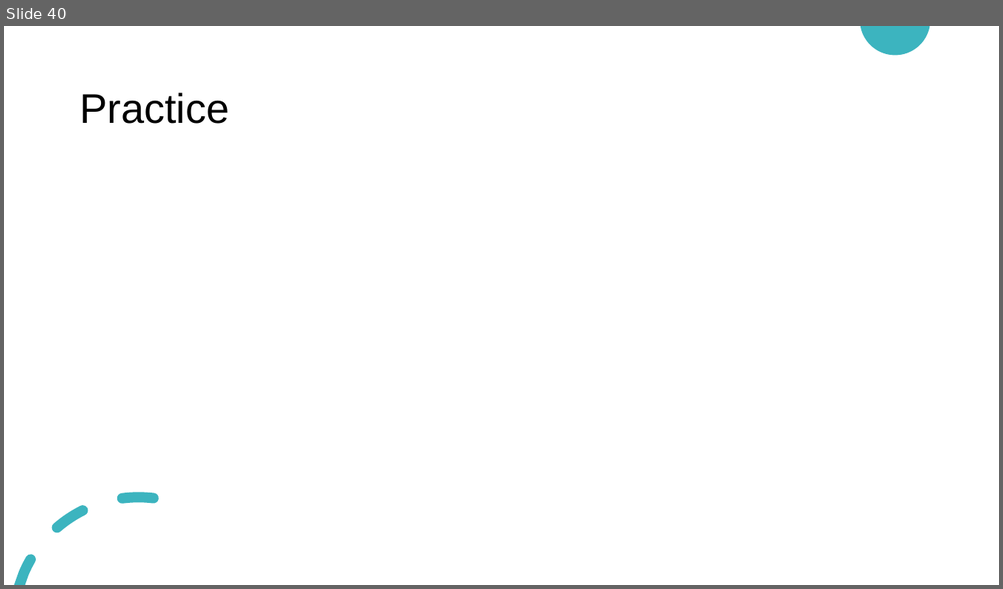
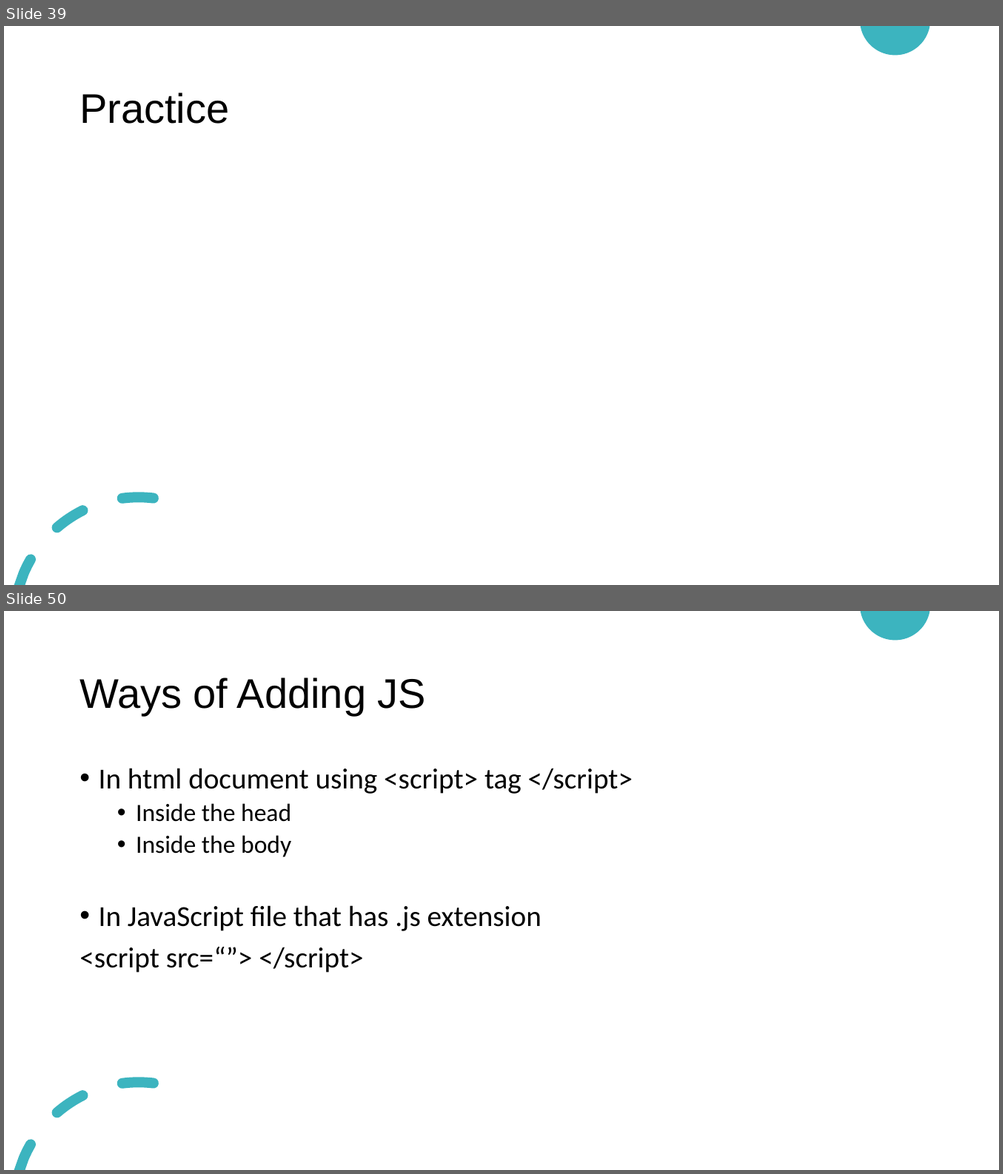
Before and after one commit to HanaZRasheed/HTU-Website-Fall2021, a slide deck: Website Design and Development.pptx. Shown one above the other, each under a label of ours: slide 40 before the commit, slides 39 and 50 after it; the slides between them are not shown. The pictures are 1003x589 and 1003x1174 pixels, drawn with LibreOffice and Linux fonts; fonts in the diff are those of the drawing. Boxes give left, top, right and bottom in pixels: in the first picture for what was removed or moved away, otherwise in the second. Text is boxed around its words. In the diff, an @@ line names an element or a change of style, - is before the commit and + after.

```diff
--- a/Website Design and Development.pptx
+++ b/Website Design and Development.pptx
@@ slide 50 added at (x1=4, y1=611, x2=999, y2=1170), background #FFFFFF; not listed: 2 template elements that a slide beside it also shows @@
@@ title added at (x1=79, y1=678, x2=426, y2=715), 40 pt, text #000000 @@
+Ways of Adding JS
@@ text added at (x1=79, y1=768, x2=632, y2=973), 28 pt, text #000000 @@
+• In html document using <script> tag </script>
+  • Inside the head
+  • Inside the body
+• In JavaScript file that has .js extension
+<script src=“”> </script>
@@ what was slide 40 is now slide 39 @@
```
Also in this commit, not shown: 36 other slides added, 2 slides removed, 1 other file.
